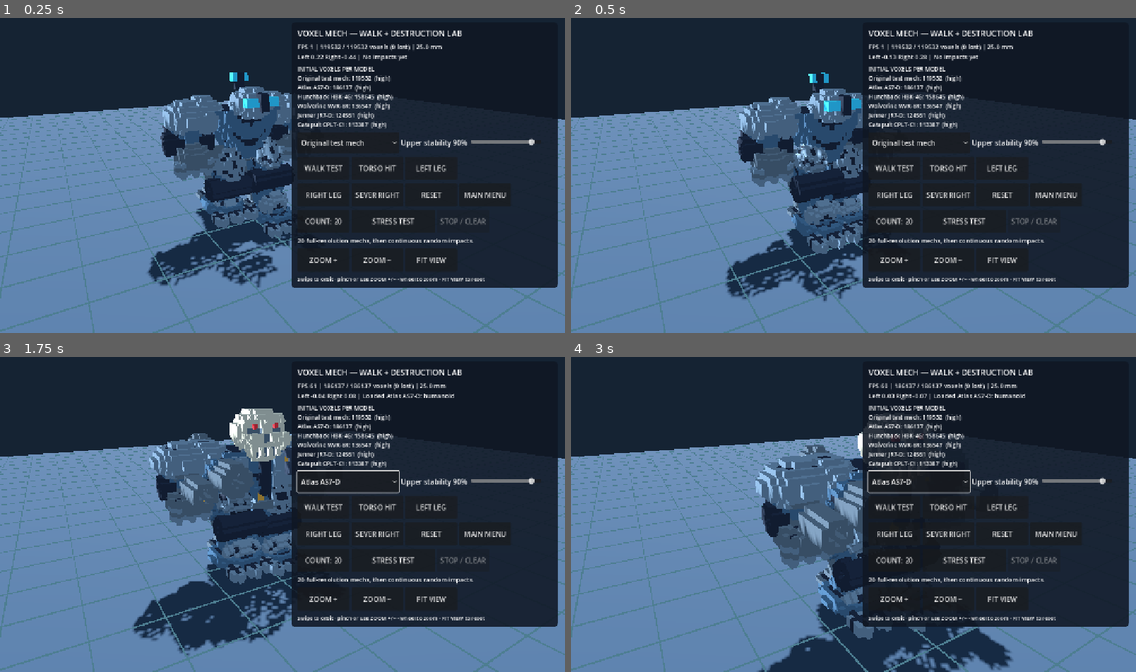
Above: before the commit, frames 1-4 (two rows, left to right).
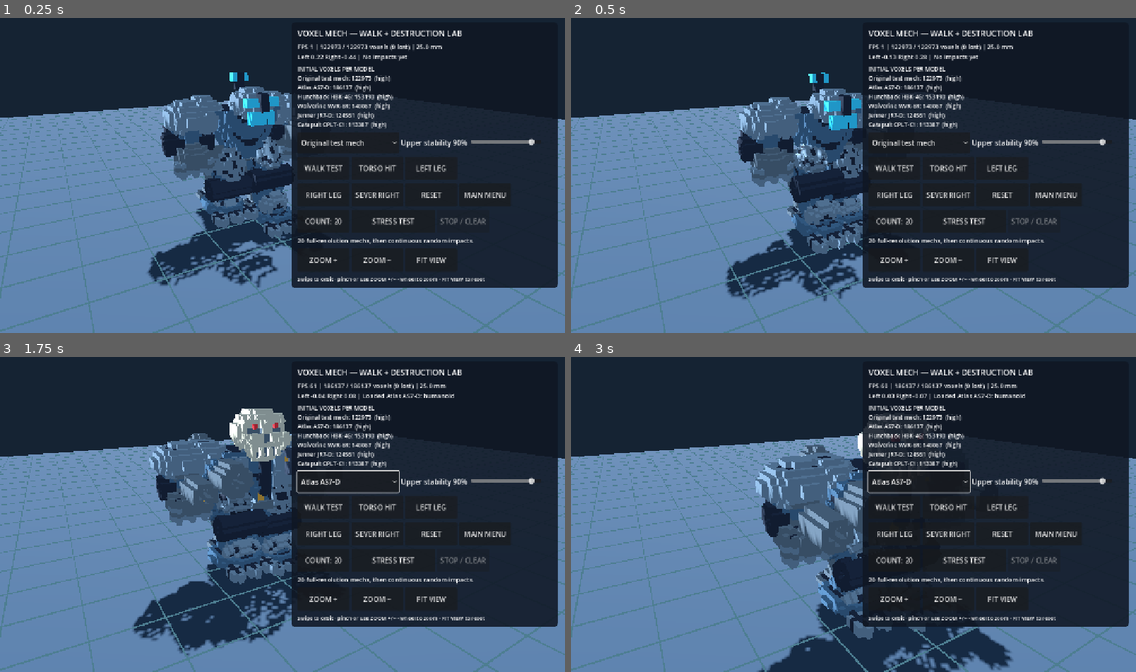
Above: after the commit, the same moments.

Repository: drag0nblad3/BtechMobile
Game: Godot game, scene res://scenes/voxel_mech_lab.tscn
Two runs of this game, one before a commit and one after it. Both use one fixed random seed, a clock stepped at 60 frames per second and the inputs below. This scene is started directly instead of the project's main scene.
Inputs:
- Up to frame 1 (0.25 s): no input
- Up to frame 2 (0.5 s): no input
- Up to frame 3 (1.75 s): click "Original test mech" at 0.5 s; click "WALK TEST" at 1.25 s
- Up to frame 4 (3 s): click "Atlas AS7-D" at 2 s; click "TORSO HIT" at 2.75 s

The runs differ from the first frame. In frame 1, 0.5% of the frame differs, in the area x 43-67%, y 8-83%; in frame 2, 0.4%; in frame 3, less than 0.1%; in frame 4, less than 0.1%.

Commit message:
Preserve detailed weapon bores, differentiate arm silhouettes and rebalance body mass

Diff:
--- a/src/view/units/voxel_anatomy_v2.gd
+++ b/src/view/units/voxel_anatomy_v2.gd
@@ -148,7 +148,7 @@
 	hull(p, -8, 3, Vector2(5.4, 5.0), Vector2(8.6, 6.1), 0)
 	# Hunchback's silhouette is deliberately *uneven*: great right-shoulder
 	# autocannon box vs tiny cockpit tucked into the left side.
-	ellipsoid(p, Vector3(7.3, 5.7, 0), Vector3(7.0, 7.0, 6.2), 4)
+	ellipsoid(p, Vector3(7.3, 5.7, 0), Vector3(6.2, 6.2, 5.8), 4)
 	ellipsoid(p, Vector3(-7.8, 0.6, 1), Vector3(4.5, 4.8, 5.1), 0)
 	ellipsoid(p, Vector3(-3.0, 5.7, -4.0), Vector3(3.8, 3.6, 3.9), 4)
 	p.fill_box(Vector3i(-5, 5, -8), Vector3i(-2, 6, -7), 2)
@@ -164,6 +164,7 @@
 		ellipsoid(p, Vector3(float(x), 0, 7.4), Vector3(2.0, 4.0, 2.4), 8)
 		for y in [-2, 0, 2]:
 			p.carve_box(Vector3i(x - 1, y, 9), Vector3i(x + 1, y, 9))
+	p.fill_box(Vector3i(10, 8, 2), Vector3i(13, 11, 4), 4)
 	p.fill_box(Vector3i(-5, -10, -3), Vector3i(5, -9, 4), 1)
 
 
@@ -208,7 +209,9 @@
 	# The distinctive sloped dual sensor windscreen.
 	ellipsoid(p, Vector3(0, 5.0, -5.7), Vector3(5.1, 3.5, 4.8), 4)
 	p.fill_box(Vector3i(-4, 5, -10), Vector3i(3, 6, -9), 2)
+	p.fill_box(Vector3i(-3, 1, -10), Vector3i(2, 3, -9), 2)
 	p.fill_box(Vector3i(-1, 4, -11), Vector3i(0, 7, -9), 1)
+	p.carve_box(Vector3i(-5, 3, 2), Vector3i(-5, 4, 3))
 	for x in [-6, 5]:
 		p.carve_box(Vector3i(x, 3, 3), Vector3i(x + 1, 5, 6))
 		p.fill_box(Vector3i(x, 2, 3), Vector3i(x + 1, 2, 6), 1)
@@ -281,12 +284,16 @@
 		# Symmetric armored fists, but not large yellow pistol boxes.
 		tube(p, 0, -5, -13, -6, 2.7, 1.1, 8)
 	elif shape == "wolverine" and side == 1:
-		tube(p, 0, -6, -17, -7, 2.5, 1.1, 8)
+		tube(p, 0, -6, -17, -7, 4.4, 1.1, 8)
 	elif shape == "hunchback":
-		# Separate forearm coaxial laser beside the shoulder AC/20.
-		tube(p, 0, -6, -11, -6, 2.0, 0.8, 8)
+		if side == 1:
+			# Weapon-side coaxial laser; the opposite arm is a plain fist.
+			tube(p, 0, -6, -11, -6, 2.3, 0.8, 8)
+		else:
+			for x in [-3, 0, 3]:
+				p.fill_box(Vector3i(x, -12, -5), Vector3i(x + 1, -11, -3), 4)
 	elif shape == "prototype" and side == 0:
-		tube(p, 0, -6, -12, -6, 2.0, 0.8, 8)
+		tube(p, 0, -6, -12, -6, 4.5, 1.5, 8)
 
 
 static func leg(p: VoxelPart, shape: String, segment: String) -> void:
